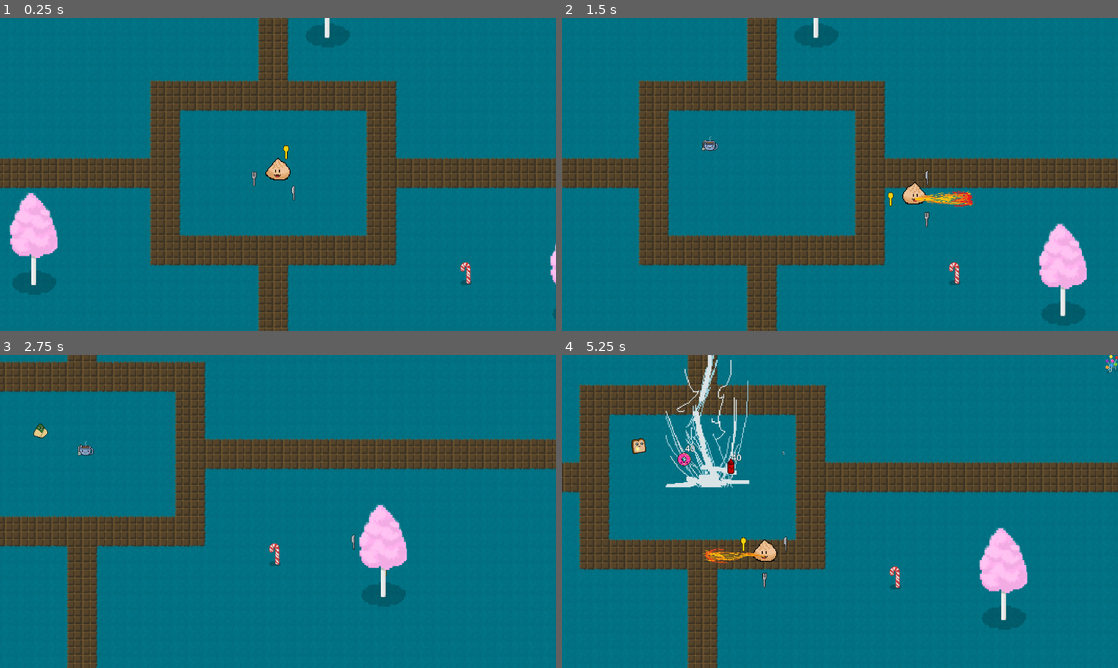
Above: before the commit, frames 1-4 (two rows, left to right).
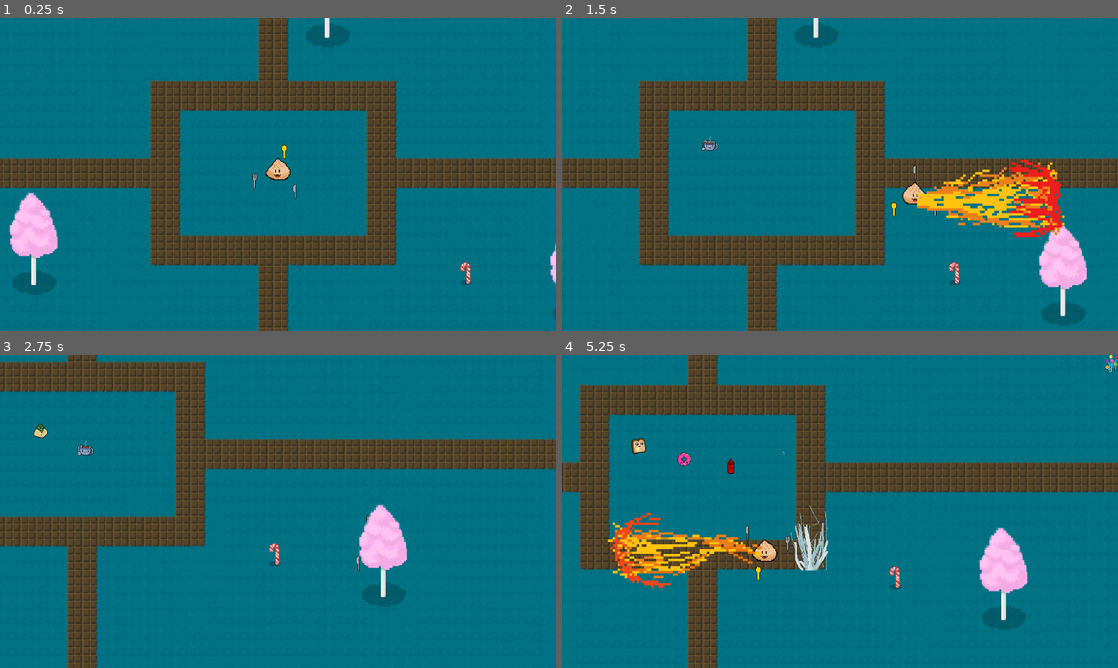
Above: after the commit, the same moments.

Repository: SteamedKoko/Gluttony
Game: Godot game, scene res://scenes/arena/arena.tscn
The game is run twice, just before and just after one commit, with the same random seed, the same clock (stepped at 60 frames per second) and the same inputs.
Inputs:
- Up to frame 1 (0.25 s): no input
- Up to frame 2 (1.5 s): hold F (right) 0.53-1.28 s; hold J (dash) 0.53-1.28 s; hold Down (down) from 1.28 s (still down); tap J (dash) at 1.35 s
- Up to frame 3 (2.75 s): release Down (down) at 2.03 s; hold F (right) from 2.03 s (still down); hold J (dash) from 2.03 s (still down)
- Up to frame 4 (5.25 s): release F (right) at 2.78 s; release J (dash) at 2.78 s; hold Up (up) 2.78-3.53 s; tap J (dash) at 2.85, 4.35 s; hold J (dash) 3.53-4.28 s; hold S (left) 3.53-5.03 s; hold Down (down) from 5.03 s (still down); hold J (dash) from 5.03 s (still down)

The runs differ from the first frame. In frame 1, 0.1% of the frame differs, in the area x 45-54%, y 40-59%; in frame 2, 3.6%; in frame 3, less than 0.1%; in frame 4, 4.9%, in the area x 8-48%, y 0-75%.

Commit message:
feat: skill manager; refactor skills to track player and do thingies

Diff:
--- a/entities/monsters/base_monster.gd
+++ b/entities/monsters/base_monster.gd
@@ -7,8 +7,8 @@
 @export var push_strength = 800
 @export var move_speed: float = 100
 @export var acceleration: float = 300
-@export var knockback: float = 400
 
+var move_speed_mult = 4
 var _exp_value: float = 10
 
 func _physics_process(_delta: float) -> void:
@@ -23,8 +23,8 @@
 	if soft_collision.is_colliding():
 		velocity += soft_collision.get_push_vector() * delta * push_strength
 
-	# velocity.x = clamp(velocity.x, -move_speed, move_speed)
-	# velocity.y = clamp(velocity.y, -move_speed, move_speed)
+	velocity.x = clamp(velocity.x, -move_speed * move_speed_mult, move_speed * move_speed_mult)
+	velocity.y = clamp(velocity.y, -move_speed * move_speed_mult, move_speed * move_speed_mult)
 	move_and_slide()
 
 
--- a/entities/monsters/consumable_monster.gd
+++ b/entities/monsters/consumable_monster.gd
@@ -7,3 +7,8 @@
 
 func _on_attack_dealt_damage() -> void:
 	perish()
+
+
+
+func _on_hurt_box_got_knocked_back(knockback:Variant) -> void:
+	pass # Replace with function body.
--- a/entities/player/player.gd
+++ b/entities/player/player.gd
@@ -9,13 +9,9 @@
 @export var exp_per_level: float = 10
 @export var exp_scaling: float = 3
 
-@export var dash_timer_seconds: float = .2
-@export var dash_velocity: float = 800
-@export var dash_cooldown_seconds: float = 10
 
 @onready var sprite: AnimatedSprite2D = $AnimatedSprite2D
 @onready var health: Health = $Health
-@onready var dash_cooldown_timer: Timer = $DashCooldownTimer
 
 enum state {
 	DASH,
@@ -37,6 +33,12 @@
 
 var is_facing_left: bool = true
 
+func _ready():
+	GlobalSkillManager.add_skill(GlobalSkillManager.skills.SHARP_THINGIES)
+	GlobalSkillManager.add_skill(GlobalSkillManager.skills.FIRE)
+	GlobalSkillManager.add_skill(GlobalSkillManager.skills.LIGHTNING)
+	GlobalSkillManager.add_skill(GlobalSkillManager.skills.DASH)
+
 func level_up():
 	while current_exp >= next_level_experience:
 		current_level+=1
@@ -45,15 +47,6 @@
 		health.take_max_health(max_health_lost_per_level)
 
 
-func get_dash():
-	var dash_pressed = Input.is_action_pressed("dash")
-	if player_state == state.CHILLIN and dash_pressed and dash_cooldown_timer.is_stopped():
-		player_state = state.DASH
-		var direction = Input.get_vector("left", "right", "up", "down").normalized()
-		velocity = direction * dash_velocity
-		dash_cooldown_timer.start()
-		await get_tree().create_timer(dash_timer_seconds).timeout
-		player_state = state.CHILLIN
 
 func get_movement():
 	if player_state == state.CHILLIN:
@@ -73,7 +66,6 @@
 	current_exp += exp_to_add
 
 func _physics_process(_delta: float) -> void:
-	get_dash()
 	get_movement()
 	move_and_slide()
 
--- a/entities/player/player.tscn
+++ b/entities/player/player.tscn
@@ -1,11 +1,10 @@
-[gd_scene load_steps=9 format=3 uid="uid://cetseqdkeuyvr"]
+[gd_scene load_steps=8 format=3 uid="uid://cetseqdkeuyvr"]
 
 [ext_resource type="Script" uid="uid://dbmggphqcyl8" path="res://entities/player/player.gd" id="1_abrql"]
 [ext_resource type="Texture2D" uid="uid://buj8jnnj66ub8" path="res://entities/player/sprites/v1_4frame3.png" id="1_symyc"]
 [ext_resource type="PackedScene" uid="uid://cy0ic1sihaot4" path="res://utils/hurt_box/hurt_box.tscn" id="3_sglur"]
 [ext_resource type="PackedScene" uid="uid://dtqtnwsjxg55d" path="res://utils/health/health.tscn" id="4_bls4j"]
 [ext_resource type="PackedScene" uid="uid://diacs8ggepls7" path="res://entities/damage_display/damage_display.tscn" id="5_fkugw"]
-[ext_resource type="PackedScene" uid="uid://c66r3xjthspcv" path="res://entities/skills/fire.tscn" id="6_8fjmc"]
 
 [sub_resource type="RectangleShape2D" id="RectangleShape2D_abrql"]
 size = Vector2(38, 21)
@@ -54,9 +53,6 @@
 [node name="Health" parent="." instance=ExtResource("4_bls4j")]
 max_health = 100.0
 
-[node name="DashCooldownTimer" type="Timer" parent="."]
-one_shot = true
-
 [node name="AnimatedSprite2D" type="AnimatedSprite2D" parent="."]
 scale = Vector2(0.2, 0.2)
 sprite_frames = SubResource("SpriteFrames_sglur")
@@ -65,10 +61,7 @@
 [node name="DamageDisplay" parent="." instance=ExtResource("5_fkugw")]
 position = Vector2(0, -48.42)
 
-[node name="Fire" parent="." instance=ExtResource("6_8fjmc")]
-position = Vector2(-64, 0)
-damage = 10
-damage_cooldown = 0.1
-knockback = 100.0
+[node name="FirePosition" type="Node2D" parent="."]
+position = Vector2(-5, 4)
 
 [connection signal="health_delpleted" from="Health" to="." method="_on_health_health_delpleted"]
--- /dev/null
+++ b/entities/skills/dash/dash.gd
@@ -0,0 +1,22 @@
+extends Node2D
+
+@export var dash_timer_seconds: float = .2
+@export var dash_velocity: float = 800
+@export var dash_cooldown_seconds: float = 10
+
+@onready var dash_cooldown_timer: Timer = $DashCooldownTimer
+
+var player: Player = GameManager.player
+
+func get_dash():
+	var dash_pressed = Input.is_action_pressed("dash")
+	if player.player_state == player.state.CHILLIN and dash_pressed and dash_cooldown_timer.is_stopped():
+		player.player_state = player.state.DASH
+		var direction = Input.get_vector("left", "right", "up", "down").normalized()
+		player.velocity = direction * dash_velocity
+		dash_cooldown_timer.start()
+		await get_tree().create_timer(dash_timer_seconds).timeout
+		player.player_state = player.state.CHILLIN
+
+func _physics_process(_delta: float) -> void:
+	get_dash()
--- /dev/null
+++ b/entities/skills/dash/dash.tscn
@@ -0,0 +1,9 @@
+[gd_scene load_steps=2 format=3 uid="uid://bblmkxckbsvb7"]
+
+[ext_resource type="Script" uid="uid://bmhq6i3mgh23f" path="res://entities/skills/dash/dash.gd" id="1_clv3n"]
+
+[node name="Dash" type="Node2D"]
+script = ExtResource("1_clv3n")
+
+[node name="DashCooldownTimer" type="Timer" parent="."]
+one_shot = true
--- /dev/null
+++ b/entities/skills/fire/fire.gd
@@ -0,0 +1,15 @@
+class_name Fire
+extends BaseSkill
+
+@export var fire_size = Vector2(5,5)
+
+@onready var flame_position: Node2D = GameManager.player.get_node("FirePosition")
+
+var flip_vector = Vector2(-1,1)
+
+func _physics_process(delta: float) -> void:
+	global_position = flame_position.global_position
+	if flame_position.global_scale.y < 0:
+		scale = fire_size
+	else:
+		scale = (fire_size * flip_vector)
--- a/entities/skills/fire.tscn
+++ b/entities/skills/fire/fire.tscn
@@ -1,6 +1,6 @@
 [gd_scene load_steps=22 format=3 uid="uid://c66r3xjthspcv"]
 
-[ext_resource type="Script" uid="uid://yl8d3y4n64eg" path="res://entities/skills/base_skill.gd" id="1_vm21n"]
+[ext_resource type="Script" uid="uid://b8rr4idkpjqxi" path="res://entities/skills/fire/fire.gd" id="1_uljsr"]
 [ext_resource type="Texture2D" uid="uid://c6owp5podsk4s" path="res://entities/skills/sprites/flame.webp" id="2_d3yk2"]
 [ext_resource type="Script" uid="uid://1ab276wrgw0r" path="res://utils/attack/attack.gd" id="3_vb2om"]
 
@@ -152,19 +152,22 @@
 size = Vector2(63, 20)
 
 [node name="Fire" type="Node2D"]
-scale = Vector2(-2, 1)
-script = ExtResource("1_vm21n")
+z_index = 1
+script = ExtResource("1_uljsr")
 time_to_cast = 1.0
 frame_to_enable_collider = 4
 frame_to_end_collider = 16
+knockback = 10.0
 metadata/_custom_type_script = "uid://yl8d3y4n64eg"
 
 [node name="AnimatedSprite2D" type="AnimatedSprite2D" parent="."]
+position = Vector2(32, 0)
 sprite_frames = SubResource("SpriteFrames_nankg")
 frame = 23
 frame_progress = 1.0
 
 [node name="Attack" type="Area2D" parent="."]
+position = Vector2(32, 0)
 collision_layer = 0
 collision_mask = 4
 script = ExtResource("3_vb2om")
--- /dev/null
+++ b/entities/skills/lightning/lightning.gd
@@ -0,0 +1,29 @@
+class_name Lightning
+extends BaseSkill
+
+@export var area_around_player: Vector2 = Vector2(300,300)
+@export var min_area_around_player: Vector2 = Vector2(20,20)
+
+var refresh_spawnpoint: bool = true
+var direction: Array = [-1, 1]
+
+var spawn_point: Vector2
+var spawn_direction: int
+
+
+func get_new_spawnpoint():
+	var new_point: Vector2 = Vector2.ZERO
+	new_point.x = randf_range(min_area_around_player.x, area_around_player.x)
+	new_point.y = randf_range(min_area_around_player.y, area_around_player.y)
+	spawn_point = new_point
+	spawn_direction = direction.pick_random()
+
+func _physics_process(_delta: float) -> void:
+	if !animated_sprite.visible:
+		global_position = GameManager.player.global_position + (spawn_point * spawn_direction)
+		if refresh_spawnpoint:
+			get_new_spawnpoint()
+			refresh_spawnpoint = false
+
+	else:
+		refresh_spawnpoint = true
--- a/entities/skills/lightning.tscn
+++ b/entities/skills/lightning/lightning.tscn
@@ -1,6 +1,6 @@
 [gd_scene load_steps=14 format=3 uid="uid://bm36y6s1i2gu4"]
 
-[ext_resource type="Script" uid="uid://yl8d3y4n64eg" path="res://entities/skills/base_skill.gd" id="1_pyttu"]
+[ext_resource type="Script" uid="uid://pta31wptyk7s" path="res://entities/skills/lightning/lightning.gd" id="1_5jdx2"]
 [ext_resource type="Texture2D" uid="uid://b5haco536oqnd" path="res://entities/skills/sprites/lightning.png" id="2_rljlk"]
 [ext_resource type="PackedScene" uid="uid://cd07nhfaef5cy" path="res://utils/attack/attack.tscn" id="2_vj8le"]
 
@@ -72,8 +72,8 @@
 }]
 
 [node name="Lightning" type="Node2D"]
-script = ExtResource("1_pyttu")
-time_to_cast = 5.0
+script = ExtResource("1_5jdx2")
+time_to_cast = 1.0
 frame_to_enable_collider = 4
 metadata/_custom_type_script = "uid://yl8d3y4n64eg"
 
--- /dev/null
+++ b/globals/game_manager.gd
@@ -0,0 +1,3 @@
+extends Node
+
+@onready var player: Player = get_tree().get_first_node_in_group("player")
--- /dev/null
+++ b/globals/skill_manager.gd
@@ -0,0 +1,53 @@
+class_name SkillManager
+extends Node2D
+
+
+enum skills {
+	AURA, #todo
+	DASH,
+	FIRE,
+	GRINDER, #todo
+	LIGHTNING,
+	SHARP_THINGIES
+}
+
+enum detriments { #todo all
+	TAKE_MORE_DAMAGE,
+	MOVE_SLOWER,
+	VACUUM,
+	MAKE_ENEMIES_BIGGER,
+	ENEMIES_SHOOT_DEATH_PELLETS,
+	MAKE_ENEMIES_FASTER
+}
+
+var active_skills = {}
+
+var ALL_SKILLS = {
+	skills.AURA: {
+		# "scene": preload()
+	},
+	skills.DASH: {
+		"scene": preload("res://entities/skills/dash/dash.tscn")
+	},
+	skills.FIRE: {
+		"scene": preload("res://entities/skills/fire/fire.tscn")
+	},
+	skills.GRINDER: {
+		# "scene":
+	},
+	skills.LIGHTNING: {
+		"scene": preload("res://entities/skills/lightning/lightning.tscn")
+	},
+	skills.SHARP_THINGIES: {
+		"scene": preload("res://entities/skills/sharp_thingies/sharp_thingies.tscn")
+	}
+}
+
+
+func add_skill(skill_enum: skills) -> void:
+	var skill = active_skills.get(skill_enum)
+	if skill:
+		return #levelup
+	var new_skill = ALL_SKILLS.get(skill_enum).scene.instantiate()
+	active_skills[skill_enum] = new_skill
+	add_child(new_skill)
--- a/project.godot
+++ b/project.godot
@@ -19,6 +19,8 @@
 
 GlobalSpriteAssets="*res://globals/global_sprite_assets.gd"
 DamageNumber="*res://globals/damage_number.gd"
+GlobalSkillManager="*res://globals/skill_manager.gd"
+GameManager="*res://globals/game_manager.gd"
 
 [display]
 
--- a/scenes/arena/arena.tscn
+++ b/scenes/arena/arena.tscn
@@ -1,10 +1,8 @@
-[gd_scene load_steps=6 format=4 uid="uid://gwslf667jj30"]
+[gd_scene load_steps=4 format=4 uid="uid://gwslf667jj30"]
 
 [ext_resource type="TileSet" uid="uid://cm8jf80i4ndxv" path="res://scenes/tileset/overworld.tres" id="1_asdgj"]
 [ext_resource type="PackedScene" uid="uid://cetseqdkeuyvr" path="res://entities/player/player.tscn" id="3_5tue2"]
 [ext_resource type="PackedScene" uid="uid://c2rh1w6xsy484" path="res://entities/spawner/spawner.tscn" id="3_aj7ud"]
-[ext_resource type="PackedScene" uid="uid://bkggvbuvpu275" path="res://entities/skills/sharp_thingies/sharp_thingies.tscn" id="4_aj7ud"]
-[ext_resource type="PackedScene" uid="uid://bm36y6s1i2gu4" path="res://entities/skills/lightning.tscn" id="5_asdgj"]
 
 [node name="Arena" type="Node2D"]
 y_sort_enabled = true
@@ -52,12 +50,3 @@
 
 [node name="Spawner9" parent="." instance=ExtResource("3_aj7ud")]
 position = Vector2(1459, 1595)
-
-[node name="SharpThingies" parent="." instance=ExtResource("4_aj7ud")]
-rotation_speed = 200.0
-knockback = 150
-
-[node name="Lightning" parent="." instance=ExtResource("5_asdgj")]
-position = Vector2(1611, 1338)
-scale = Vector2(2.165, 2.165)
-damage = 40
--- a/utils/attack/attack.gd
+++ b/utils/attack/attack.gd
@@ -39,4 +39,4 @@
 
 
 func _on_area_entered(area:Area2D) -> void:
-	print('area entered')
+	pass
Not shown, added: entities/skills/dash/dash.gd.uid
Not shown, added: entities/skills/fire/fire.gd.uid
Not shown, added: entities/skills/lightning/lightning.gd.uid
Not shown, added: globals/game_manager.gd.uid
Not shown, added: globals/skill_manager.gd.uid
